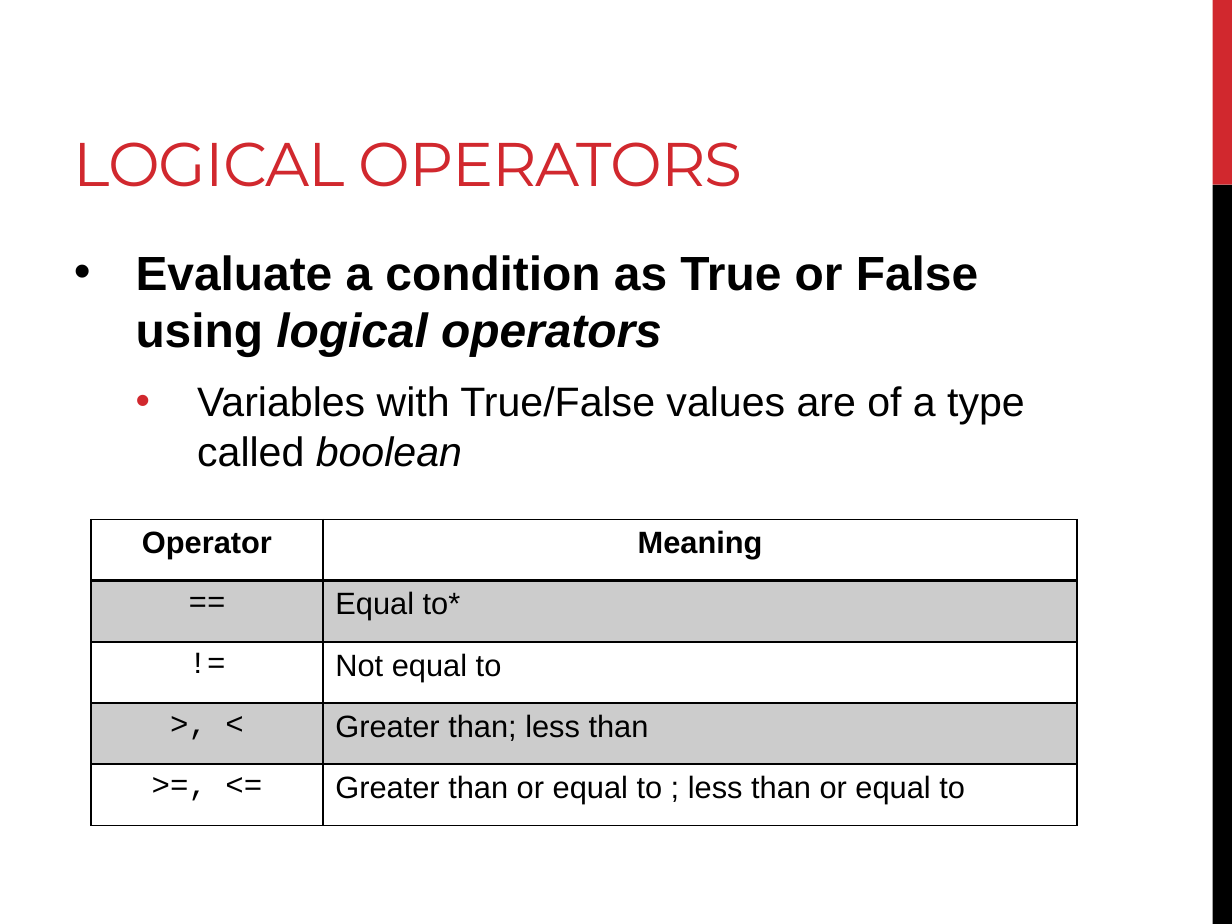
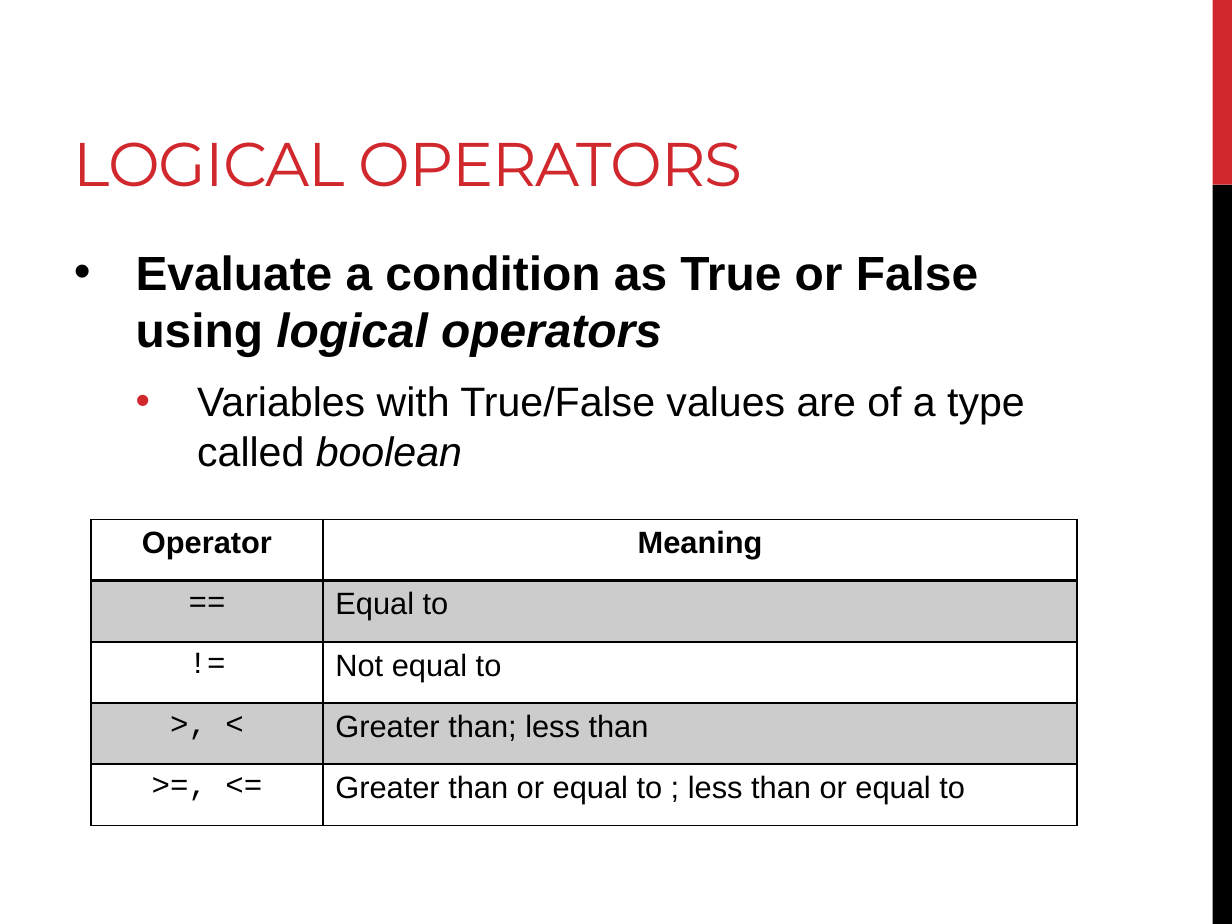
Before and after one commit to BjornFJohansson/ccbb_bigdata2015_python, a slide deck: slide 14 of slides/day2_slides.pptx (slide 9 before the commit). Drawn at 1232x924 pixels with LibreOffice and Linux fonts; fonts in the diff are those of the drawing. Boxes give left, top, right and bottom in pixels: in the first picture for what was removed or moved away, otherwise in the second. Text is boxed around its words. In the diff, an @@ line names an element or a change of style, - is before the commit and + after.

```diff
--- a/slides/day2_slides.pptx
+++ b/slides/day2_slides.pptx
@@ table at (91, 520, 1077, 825) @@
-row 2, column 2: Equal to*
+row 2, column 2: Equal to
```
Also in this commit, not shown: 3 other slides changed, 5 slides added, 7 other files.
